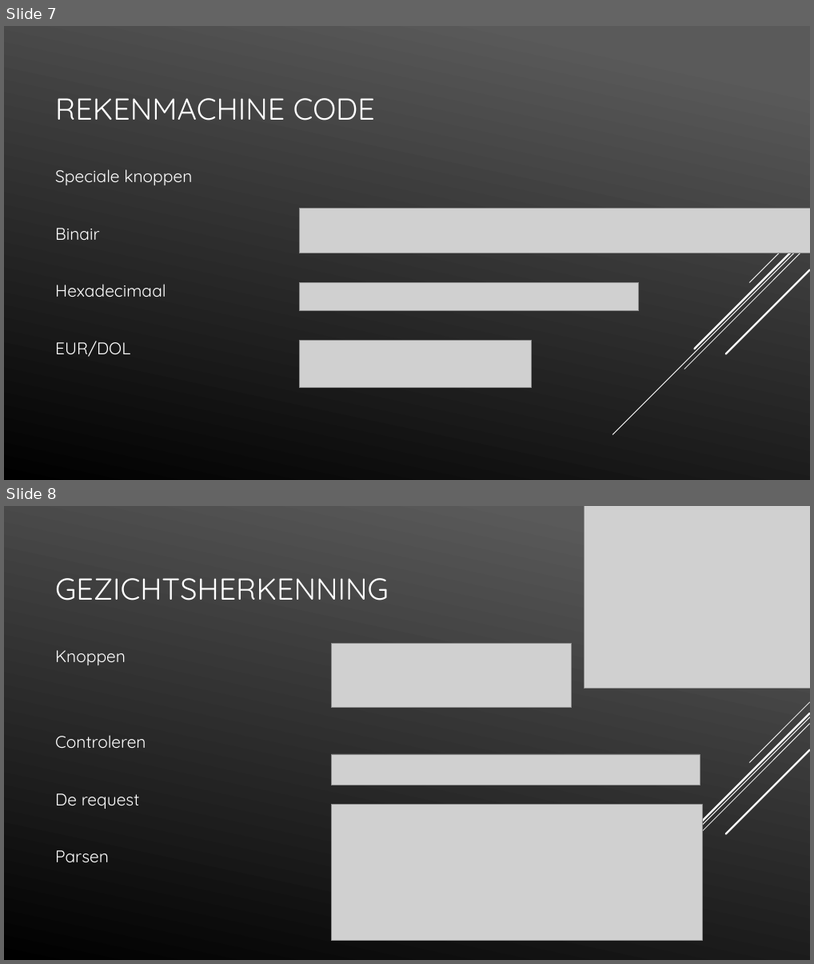
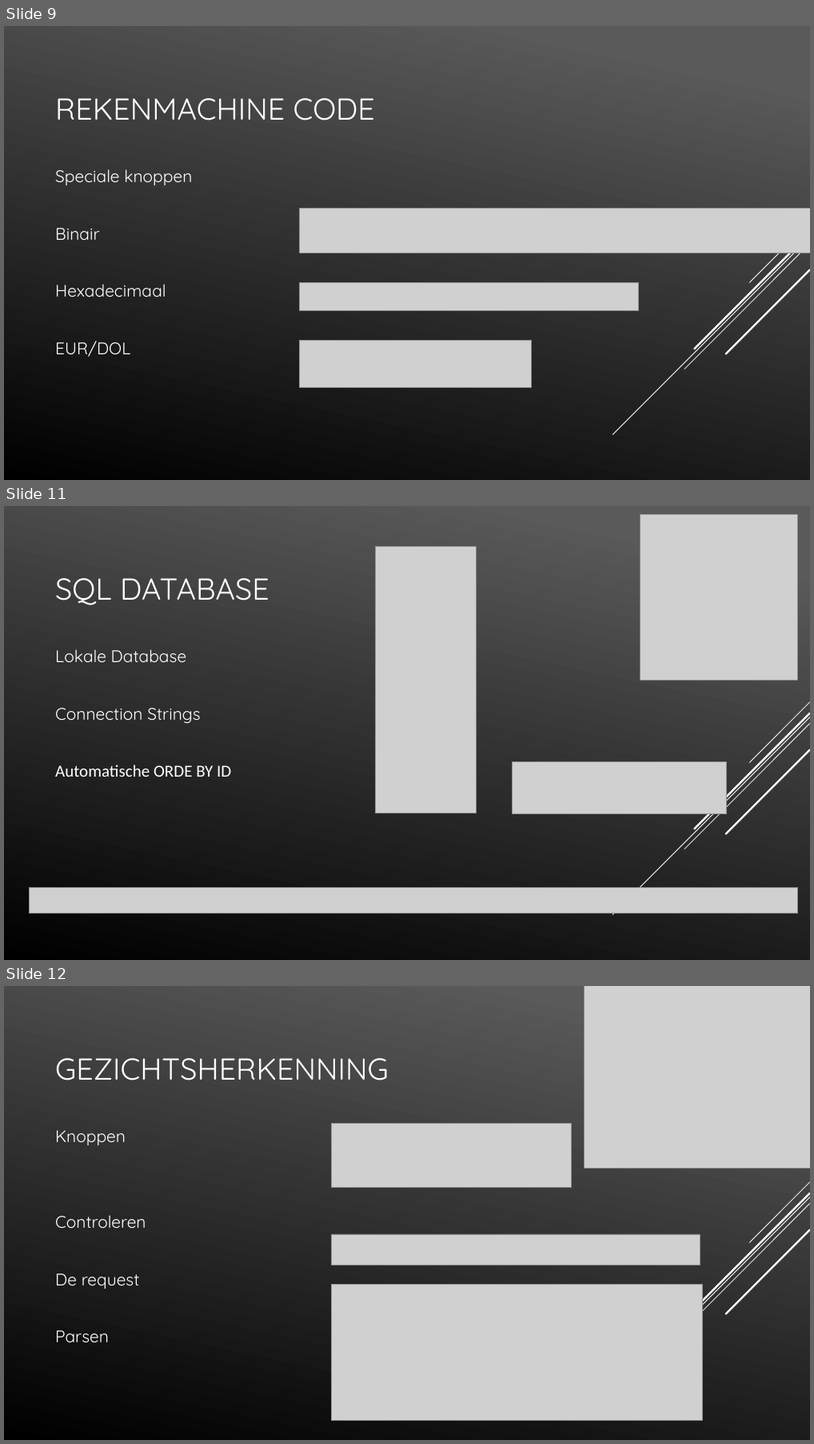
Before and after one commit to LucasHuls/Calc4You-Project-Groep-5, a slide deck: PowerPoint.pptx. Shown one above the other, each under a label of ours: slides 7 and 8 before the commit, slides 9, 11 and 12 after it; the slides between them are not shown. The pictures are 814x964 and 814x1444 pixels, drawn with LibreOffice and Linux fonts; fonts in the diff are those of the drawing; grey boxes stand for pictures. Boxes give left, top, right and bottom in pixels: in the first picture for what was removed or moved away, otherwise in the second. Text is boxed around its words. In the diff, an @@ line names an element or a change of style, - is before the commit and + after.

```diff
--- a/PowerPoint.pptx
+++ b/PowerPoint.pptx
@@ slide 11 added at (x1=4, y1=506, x2=810, y2=960), background gradient #5B5B5B to #000000; not listed: 5 template elements that a slide beside it also shows @@
@@ picture added at (x1=641, y1=515, x2=798, y2=680) @@
@@ picture added at (x1=375, y1=547, x2=476, y2=813) @@
@@ title added at (x1=55, y1=578, x2=270, y2=605), 36 pt, text #FFFFFF @@
+SQL DATABASE
@@ text added at (x1=55, y1=649, x2=231, y2=776), 20 pt, text #FFFFFF @@
+Lokale Database
+Connection Strings
+Automatische ORDE BY ID
@@ picture added at (x1=512, y1=761, x2=727, y2=813) @@
@@ picture added at (x1=30, y1=887, x2=798, y2=913) @@
@@ what was slide 7 is now slide 9 @@
@@ what was slide 8 is now slide 12 @@
```
Also in this commit, not shown: 3 slides changed, 6 other slides added.
